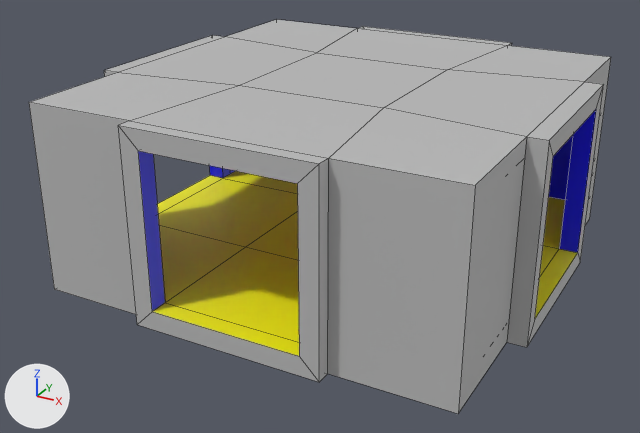
Before and after pictures for a commit that changed the FBX model Assets/Models/Rooms and Doors/Big area.fbx.
Before and after are seen from a 50 mm camera at (0.0427, -0.1811, 0.1045) aimed at (-0.0635, 0.012, 0.0079). Arrows for +X, +Y and +Z are at lower left; the lights stay in place. Mesh edges are drawn as thin lines. Where no turn or scale is listed for an object, it has been applied to the vertices.

In view in the first picture: 'big_area_Fix1'.
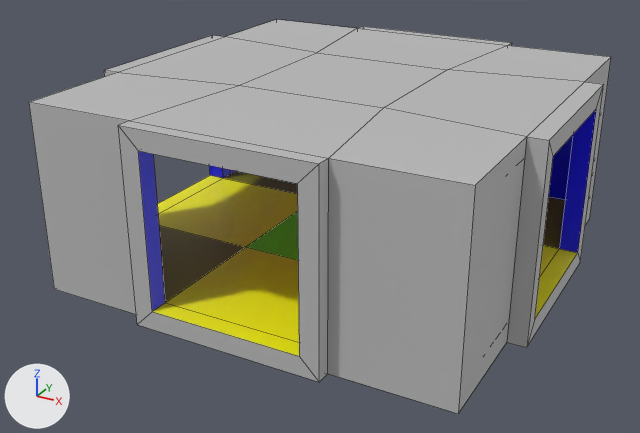
The newer file is also turned or shifted as a whole; pictures and numbers use the older file's frame.

Location of each change, (x1, y1, x2, y2) in pixels of the pictures (640 x 433 px):
```json
{"part": 1, "of": "me_mesh", "change": "recoloured", "before": [246, 211, 298, 260], "after": [246, 211, 298, 260]}
{"part": 2, "of": "me_mesh", "change": "recoloured", "before": [159, 226, 245, 302], "after": [159, 226, 245, 302]}
{"part": 3, "of": "me_mesh", "change": "recoloured", "before": [224, 171, 298, 194], "after": [224, 171, 298, 194]}
{"part": 4, "of": "me_mesh", "change": "recoloured", "before": [543, 197, 565, 249], "after": [543, 197, 565, 249]}
```

Edits to the scene script, one JSON object a line:
```json
{"op": "add", "block": "mat_green1", "code": ["mat_green1 = principled_material('Green1')", "mat_green1.base_color = (0.231, 1.0, 0.0)  # green #84ff00"]}
{"op": "add", "block": "mat_midfloormat", "code": ["mat_midfloormat = principled_material('midfloorMat')", "mat_midfloormat.base_color = (0.204, 0.204, 0.0)  # yellow #7d7d00"]}
{"block": "me_mesh", "where": "me_mesh.from_pydata(...)  # 96 vertices, 100 faces; spans x -0.12..0.0, y -0.04..0.08, z -0.005..0.045"}
{"block": "me_mesh", "where": "# used by ob_big_area_fix1; location = (0.0, 0.0, 0.0)"}
{"block": "me_mesh", "change": "me_mesh part 1: the 1 face centred in x -0.06, y 0.02, z 0.0 switches from mat_floor_mat (yellow #ffff00) to mat_green1 (green #84ff00)"}
{"block": "me_mesh", "change": "me_mesh part 2: the 1 face centred in x -0.0974, y -0.0175, z 0.0 switches from mat_floor_mat (yellow #ffff00) to mat_midfloormat (yellow #7d7d00)"}
{"block": "me_mesh", "change": "me_mesh part 3: the 1 face centred in x -0.0974, y 0.0575, z 0.0 switches from mat_floor_mat (yellow #ffff00) to mat_midfloormat (yellow #7d7d00)"}
{"block": "me_mesh", "change": "me_mesh part 4: the 1 face centred in x -0.0226, y 0.0575, z 0.0 switches from mat_floor_mat (yellow #ffff00) to mat_midfloormat (yellow #7d7d00)"}
{"op": "add", "block": "me_mesh", "code": "me_mesh.materials.append(mat_green1)  # green #84ff00"}
{"op": "add", "block": "me_mesh", "code": "me_mesh.materials.append(mat_midfloormat)  # yellow #7d7d00"}
```
